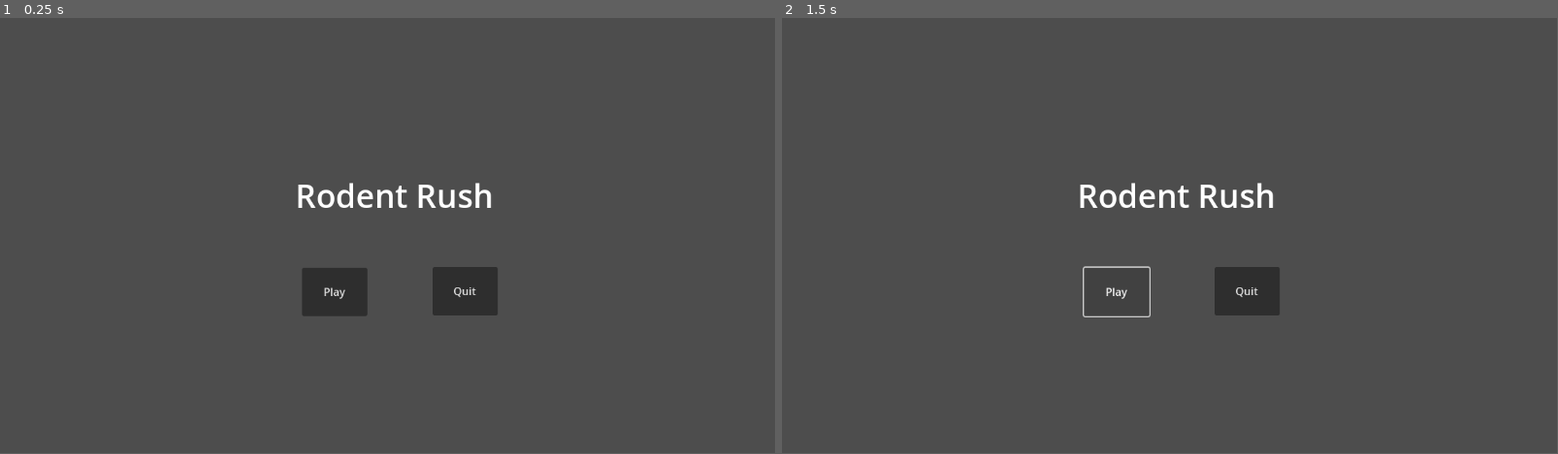
Above: before the commit, frames 1-2 (left to right).
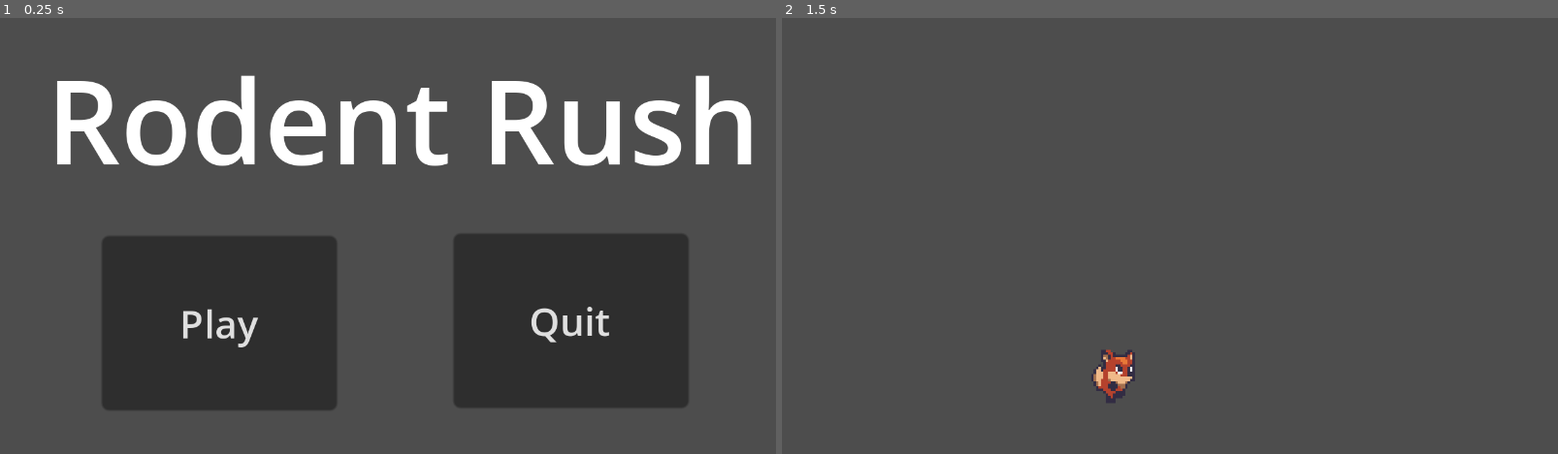
Above: after the commit, the same moments.

Repository: micahjp5158/rodent-rush
Game: Godot game, scene res://ui/main_menu/main_menu.tscn
Same seed, same stepped clock (60 frames per second), same inputs: the game is played once before the commit and once after it. Before the commit the project starts from res://main_menu.tscn.
Inputs (mouse positions are in pixels of both pictures, inside the frame that each line leads up to):
- Up to frame 1 (0.25 s): no input
- Up to frame 2 (1.5 s): click "Play" at 0.5 s; click (1115, 292) at 1.25 s, where only the run before the commit has a clickable "Play"
In our replay, the window is 799x449 before the commit and 800x450 after it. These sizes can differ from the game's own. Grey fills any space a smaller window leaves; there, only what the larger window draws over its background counts as a difference.

The runs differ from the first frame. In frame 1, 31% of the frame differs, in the area x 7-97%, y 13-90%; in frame 2, 2.1%.
Error after the commit: Invalid operands 'float' and 'Vector2' in operator '+'. (res://characters/player/scripts/player.gd:21)

Commit message:
Add world scene, player, and basic physics
Adds a world and player scene. Modifies the default character physics to
allow different jump rise and fall times.

Diff:
--- /dev/null
+++ b/rodent-rush/characters/player/player.tscn
@@ -0,0 +1,146 @@
+[gd_scene load_steps=19 format=3 uid="uid://bmvhrvjuurpuo"]
+
+[ext_resource type="Script" path="res://characters/player/scripts/player.gd" id="1_2xoqn"]
+[ext_resource type="Texture2D" uid="uid://dcm832tajcwwk" path="res://characters/player/sprites/fox/player.png" id="2_pgp8x"]
+
+[sub_resource type="CapsuleShape2D" id="CapsuleShape2D_8tsur"]
+radius = 8.5
+height = 22.0
+
+[sub_resource type="AtlasTexture" id="AtlasTexture_axy3f"]
+atlas = ExtResource("2_pgp8x")
+region = Rect2(33, 160, 33, 32)
+
+[sub_resource type="AtlasTexture" id="AtlasTexture_pdrvn"]
+atlas = ExtResource("2_pgp8x")
+region = Rect2(0, 0, 33, 32)
+
+[sub_resource type="AtlasTexture" id="AtlasTexture_cj8di"]
+atlas = ExtResource("2_pgp8x")
+region = Rect2(33, 0, 33, 32)
+
+[sub_resource type="AtlasTexture" id="AtlasTexture_icja1"]
+atlas = ExtResource("2_pgp8x")
+region = Rect2(66, 0, 33, 32)
+
+[sub_resource type="AtlasTexture" id="AtlasTexture_h115c"]
+atlas = ExtResource("2_pgp8x")
+region = Rect2(99, 0, 33, 32)
+
+[sub_resource type="AtlasTexture" id="AtlasTexture_tabcg"]
+atlas = ExtResource("2_pgp8x")
+region = Rect2(0, 160, 33, 32)
+
+[sub_resource type="AtlasTexture" id="AtlasTexture_4womc"]
+atlas = ExtResource("2_pgp8x")
+region = Rect2(33, 96, 33, 32)
+
+[sub_resource type="AtlasTexture" id="AtlasTexture_anepi"]
+atlas = ExtResource("2_pgp8x")
+region = Rect2(66, 96, 33, 32)
+
+[sub_resource type="AtlasTexture" id="AtlasTexture_hcthy"]
+atlas = ExtResource("2_pgp8x")
+region = Rect2(0, 32, 33, 32)
+
+[sub_resource type="AtlasTexture" id="AtlasTexture_7ynh8"]
+atlas = ExtResource("2_pgp8x")
+region = Rect2(33, 32, 33, 32)
+
+[sub_resource type="AtlasTexture" id="AtlasTexture_gmdmt"]
+atlas = ExtResource("2_pgp8x")
+region = Rect2(66, 32, 33, 32)
+
+[sub_resource type="AtlasTexture" id="AtlasTexture_1bn8j"]
+atlas = ExtResource("2_pgp8x")
+region = Rect2(99, 32, 33, 32)
+
+[sub_resource type="AtlasTexture" id="AtlasTexture_bb1mk"]
+atlas = ExtResource("2_pgp8x")
+region = Rect2(132, 32, 33, 32)
+
+[sub_resource type="AtlasTexture" id="AtlasTexture_f81a0"]
+atlas = ExtResource("2_pgp8x")
+region = Rect2(165, 32, 33, 32)
+
+[sub_resource type="SpriteFrames" id="SpriteFrames_ikmyj"]
+animations = [{
+"frames": [{
+"duration": 1.0,
+"texture": SubResource("AtlasTexture_axy3f")
+}],
+"loop": false,
+"name": &"fall",
+"speed": 0.0
+}, {
+"frames": [{
+"duration": 1.0,
+"texture": SubResource("AtlasTexture_pdrvn")
+}, {
+"duration": 1.0,
+"texture": SubResource("AtlasTexture_cj8di")
+}, {
+"duration": 1.0,
+"texture": SubResource("AtlasTexture_icja1")
+}, {
+"duration": 1.0,
+"texture": SubResource("AtlasTexture_h115c")
+}],
+"loop": true,
+"name": &"idle",
+"speed": 7.0
+}, {
+"frames": [{
+"duration": 1.0,
+"texture": SubResource("AtlasTexture_tabcg")
+}],
+"loop": false,
+"name": &"jump",
+"speed": 0.0
+}, {
+"frames": [{
+"duration": 1.0,
+"texture": SubResource("AtlasTexture_4womc")
+}, {
+"duration": 1.0,
+"texture": SubResource("AtlasTexture_anepi")
+}],
+"loop": true,
+"name": &"slide",
+"speed": 5.0
+}, {
+"frames": [{
+"duration": 1.0,
+"texture": SubResource("AtlasTexture_hcthy")
+}, {
+"duration": 1.0,
+"texture": SubResource("AtlasTexture_7ynh8")
+}, {
+"duration": 1.0,
+"texture": SubResource("AtlasTexture_gmdmt")
+}, {
+"duration": 1.0,
+"texture": SubResource("AtlasTexture_1bn8j")
+}, {
+"duration": 1.0,
+"texture": SubResource("AtlasTexture_bb1mk")
+}, {
+"duration": 1.0,
+"texture": SubResource("AtlasTexture_f81a0")
+}],
+"loop": true,
+"name": &"walk",
+"speed": 7.0
+}]
+
+[node name="CharacterBody2D" type="CharacterBody2D"]
+script = ExtResource("1_2xoqn")
+
+[node name="CollisionShape2D" type="CollisionShape2D" parent="."]
+position = Vector2(-1.5, -11)
+shape = SubResource("CapsuleShape2D_8tsur")
+
+[node name="AnimatedSprite2D" type="AnimatedSprite2D" parent="."]
+position = Vector2(0, -16)
+sprite_frames = SubResource("SpriteFrames_ikmyj")
+animation = &"walk"
--- /dev/null
+++ b/rodent-rush/characters/player/scripts/player.gd
@@ -0,0 +1,72 @@
+extends CharacterBody2D
+
+# Character speed consts
+const SPEED = 200
+const ACCELERATION = 30
+
+# Jump consts
+const JUMP_HEIGHT = 64
+const JUMP_TIME_TO_PEAK = .4
+const JUMP_TIME_TO_DESCENT = .3
+
+@onready var JUMP_VELOCITY : float = ((2.0 * JUMP_HEIGHT) / JUMP_TIME_TO_PEAK) * -1.0
+@onready var JUMP_GRAVITY : float = ((-2.0 * JUMP_HEIGHT) / (JUMP_TIME_TO_PEAK * JUMP_TIME_TO_PEAK)) * -1.0
+@onready var FALL_GRAVITY : float = ((-2.0 * JUMP_HEIGHT) / (JUMP_TIME_TO_DESCENT * JUMP_TIME_TO_DESCENT)) * -1.0
+
+# Nodes
+@onready var anim = get_node("AnimatedSprite2D")
+
+func _physics_process(delta):
+	# Update velocities
+	velocity.y += get_gravity() * delta
+	velocity.x = get_input_velocity() * SPEED
+
+	# Process jump
+	if Input.is_action_pressed("jump") and is_on_floor():
+		jump()
+
+	# Update animations and move
+	handle_anim()
+	move_and_slide()
+
+# Get input velocity / walk direction
+func get_input_velocity():
+	var horizontal := 0.0
+	if Input.is_action_pressed("move_left"):
+		horizontal -= 1.0
+	if Input.is_action_pressed("move_right"):
+		horizontal += 1.0
+	return horizontal
+
+# Get current gravity based on jumping / falling state
+func get_gravity():
+	if velocity.y < 0.0:
+		return JUMP_GRAVITY
+	else:
+		return FALL_GRAVITY
+
+# Handles jumping
+func jump():
+	velocity.y = JUMP_VELOCITY
+
+# Handles updating the animation
+func handle_anim():
+	# Flip sprites horizontally if needed
+	if velocity.x < 0:
+		get_node("AnimatedSprite2D").flip_h = true
+	elif velocity.x > 0:
+		get_node("AnimatedSprite2D").flip_h = false
+
+	# Select walk or idle if on the floor
+	if is_on_floor():
+		if velocity.x != 0:
+			anim.play("walk")
+		else:
+			anim.play("idle")
+
+	# Select jump or fall if in the air
+	else:
+		if velocity.y < 0:
+			anim.play("jump")
+		else:
+			anim.play("fall")
--- a/rodent-rush/main_menu.tscn
+++ /dev/null
@@ -1,31 +0,0 @@
-[gd_scene load_steps=2 format=3 uid="uid://b8as44olljrq8"]
-
-[ext_resource type="Script" path="res://Quit Button.gd" id="1_gko1i"]
-
-[node name="Main Menu" type="Node2D"]
-
-[node name="Play Button" type="Button" parent="."]
-offset_left = 449.0
-offset_top = 372.0
-offset_right = 546.0
-offset_bottom = 444.0
-text = "Play"
-
-[node name="Quit Button" type="Button" parent="."]
-offset_left = 643.0
-offset_top = 371.0
-offset_right = 740.0
-offset_bottom = 443.0
-text = "Quit"
-script = ExtResource("1_gko1i")
-
-[node name="Label" type="Label" parent="."]
-offset_left = 436.0
-offset_top = 231.0
-offset_right = 736.0
-offset_bottom = 359.0
-theme_override_font_sizes/font_size = 48
-text = "Rodent Rush"
-horizontal_alignment = 1
-
-[connection signal="pressed" from="Quit Button" to="Quit Button" method="_on_pressed"]
--- a/rodent-rush/project.godot
+++ b/rodent-rush/project.godot
@@ -11,10 +11,50 @@
 [application]
 
 config/name="Rodent Rush"
-run/main_scene="res://main_menu.tscn"
+run/main_scene="res://ui/main_menu/main_menu.tscn"
 config/features=PackedStringArray("4.2", "Mobile")
 config/icon="res://icon.svg"
 
+[display]
+
+window/size/viewport_width=320
+window/size/viewport_height=180
+window/size/initial_position_type=2
+window/size/resizable=false
+window/size/window_width_override=1280
+window/size/window_height_override=720
+window/stretch/scale=4.0
+window/stretch/scale_mode="integer"
+
+[input]
+
+move_left={
+"deadzone": 0.5,
+"events": [Object(InputEventKey,"resource_local_to_scene":false,"resource_name":"","device":-1,"window_id":0,"alt_pressed":false,"shift_pressed":false,"ctrl_pressed":false,"meta_pressed":false,"pressed":false,"keycode":0,"physical_keycode":4194319,"key_label":0,"unicode":0,"echo":false,"script":null)
+]
+}
+move_right={
+"deadzone": 0.5,
+"events": [Object(InputEventKey,"resource_local_to_scene":false,"resource_name":"","device":-1,"window_id":0,"alt_pressed":false,"shift_pressed":false,"ctrl_pressed":false,"meta_pressed":false,"pressed":false,"keycode":0,"physical_keycode":4194321,"key_label":0,"unicode":0,"echo":false,"script":null)
+]
+}
+jump={
+"deadzone": 0.5,
+"events": [Object(InputEventKey,"resource_local_to_scene":false,"resource_name":"","device":-1,"window_id":0,"alt_pressed":false,"shift_pressed":false,"ctrl_pressed":false,"meta_pressed":false,"pressed":false,"keycode":0,"physical_keycode":4194320,"key_label":0,"unicode":0,"echo":false,"script":null)
+]
+}
+crouch={
+"deadzone": 0.5,
+"events": [Object(InputEventKey,"resource_local_to_scene":false,"resource_name":"","device":-1,"window_id":0,"alt_pressed":false,"shift_pressed":false,"ctrl_pressed":false,"meta_pressed":false,"pressed":false,"keycode":0,"physical_keycode":4194322,"key_label":0,"unicode":0,"echo":false,"script":null)
+]
+}
+dash={
+"deadzone": 0.5,
+"events": [Object(InputEventKey,"resource_local_to_scene":false,"resource_name":"","device":-1,"window_id":0,"alt_pressed":false,"shift_pressed":false,"ctrl_pressed":false,"meta_pressed":false,"pressed":false,"keycode":0,"physical_keycode":32,"key_label":0,"unicode":32,"echo":false,"script":null)
+]
+}
+
 [rendering]
 
+textures/canvas_textures/default_texture_filter=0
 renderer/rendering_method="mobile"
--- /dev/null
+++ b/rodent-rush/ui/main_menu/buttons/play.gd
@@ -0,0 +1,5 @@
+extends Button
+
+func _on_pressed():
+	# Change to world scene
+	get_tree().change_scene_to_file("res://world/world.tscn")
--- /dev/null
+++ b/rodent-rush/ui/main_menu/main_menu.gd
@@ -0,0 +1,6 @@
+extends Node2D
+
+
+# Called when the node enters the scene tree for the first time.
+func _ready():
+	pass
--- /dev/null
+++ b/rodent-rush/ui/main_menu/main_menu.tscn
@@ -0,0 +1,36 @@
+[gd_scene load_steps=4 format=3 uid="uid://b8as44olljrq8"]
+
+[ext_resource type="Script" path="res://ui/main_menu/buttons/play.gd" id="1_34twg"]
+[ext_resource type="Script" path="res://ui/main_menu/main_menu.gd" id="1_isobs"]
+[ext_resource type="Script" path="res://ui/main_menu/buttons/quit.gd" id="2_gluwj"]
+
+[node name="Main Menu" type="Node2D"]
+script = ExtResource("1_isobs")
+
+[node name="Play Button" type="Button" parent="."]
+offset_left = 42.0
+offset_top = 90.0
+offset_right = 139.0
+offset_bottom = 162.0
+text = "Play"
+script = ExtResource("1_34twg")
+
+[node name="Quit Button" type="Button" parent="."]
+offset_left = 187.0
+offset_top = 89.0
+offset_right = 284.0
+offset_bottom = 161.0
+text = "Quit"
+script = ExtResource("2_gluwj")
+
+[node name="Label" type="Label" parent="."]
+offset_left = 17.0
+offset_top = 9.0
+offset_right = 317.0
+offset_bottom = 137.0
+theme_override_font_sizes/font_size = 48
+text = "Rodent Rush"
+horizontal_alignment = 1
+
+[connection signal="pressed" from="Play Button" to="Play Button" method="_on_pressed"]
+[connection signal="pressed" from="Quit Button" to="Quit Button" method="_on_pressed"]
--- /dev/null
+++ b/rodent-rush/world/world.tscn
@@ -0,0 +1,17 @@
+[gd_scene load_steps=3 format=3 uid="uid://umg2fomhvxvt"]
+
+[ext_resource type="PackedScene" uid="uid://bmvhrvjuurpuo" path="res://characters/player/player.tscn" id="1_em40i"]
+
+[sub_resource type="RectangleShape2D" id="RectangleShape2D_f0q03"]
+size = Vector2(320.25, 20)
+
+[node name="World" type="Node2D"]
+
+[node name="StaticBody2D" type="StaticBody2D" parent="."]
+
+[node name="CollisionShape2D" type="CollisionShape2D" parent="StaticBody2D"]
+position = Vector2(159.875, 170)
+shape = SubResource("RectangleShape2D_f0q03")
+
+[node name="CharacterBody2D" parent="." instance=ExtResource("1_em40i")]
+position = Vector2(138, 159)
Binary file added: rodent-rush/characters/player/sprites/fox/player.png
Not shown, added: rodent-rush/characters/player/sprites/fox/player.png.import
Binary file added: rodent-rush/characters/rat/sprites/Cheese.png
Not shown, added: rodent-rush/characters/rat/sprites/Cheese.png.import
Binary file added: rodent-rush/characters/rat/sprites/MouseDamage.png
Not shown, added: rodent-rush/characters/rat/sprites/MouseDamage.png.import
Binary file added: rodent-rush/characters/rat/sprites/MouseDie.png
Not shown, added: rodent-rush/characters/rat/sprites/MouseDie.png.import
Binary file added: rodent-rush/characters/rat/sprites/MouseEat.png
Not shown, added: rodent-rush/characters/rat/sprites/MouseEat.png.import
Binary file added: rodent-rush/characters/rat/sprites/MouseIdle.png
Not shown, added: rodent-rush/characters/rat/sprites/MouseIdle.png.import
(and 16 more such lines)
